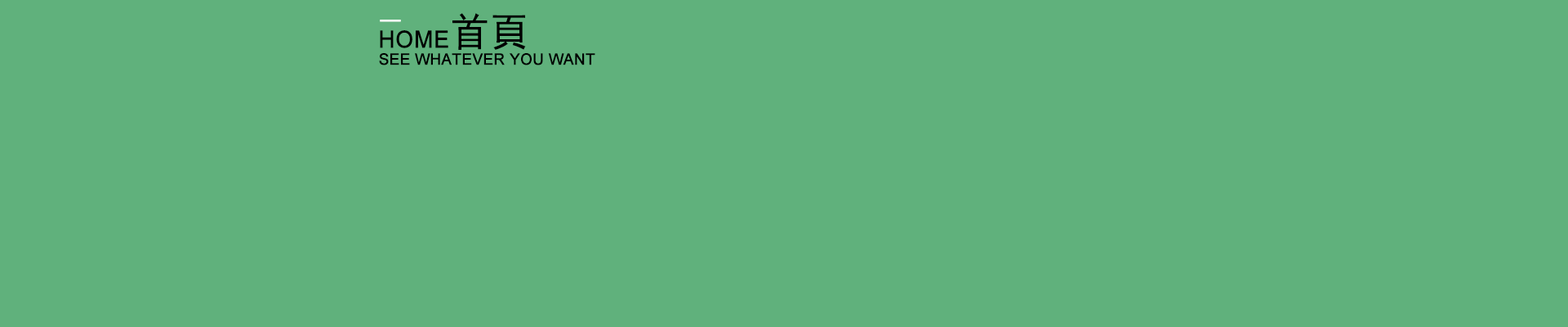
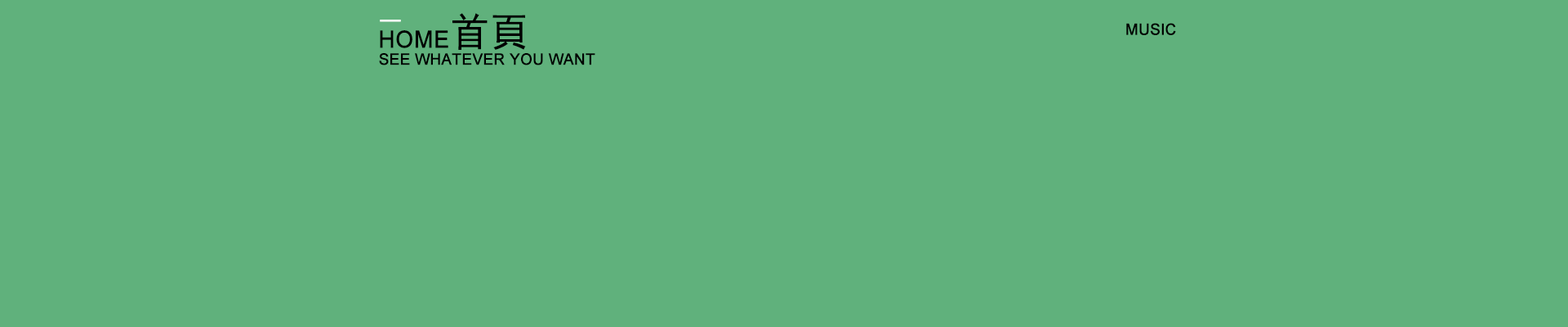
Revision of a layered 1568x327 image; what changed, layer by layer:
added layer "MUSIC" in group "组 1" over bbox(1126, 22, 1176, 36)
